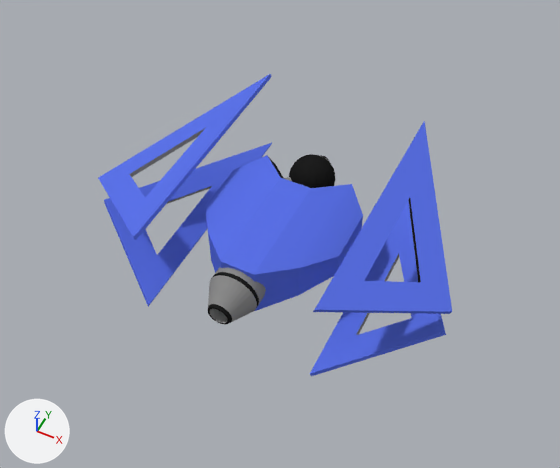
One commit to the Blender file Assets/Models/Xrom/XromShip.blend: the scene before it, then after it.
Rendered twice from a camera (50 mm lens) standing at (6.3, -12.16, 15.41) and looking at (-0.08, 0.6, -0.55). Every picture has the same lights, and +X, +Y and +Z are marked at lower left.

Script lines for the objects in view, before the commit:
```python
ob_body = bpy.data.objects.new('Body', me_cube)
ob_body.location = (0.0, 0.0, 0.0)
ob_body.scale = (1.0, -1.28, 1.0)
ob_head = bpy.data.objects.new('Head', me_icosphere_001)
ob_head.location = (0.0, 2.49, 0.0)
ob_head.scale = (0.666, 0.666, 0.666)
ob_thruster = bpy.data.objects.new('Thruster', me_cylinder)
ob_thruster.location = (0.0, -1.7, 0.0)
ob_thruster.rotation_euler = (1.571, 0.0, 0.0)  # degrees (90, 0, 0)
ob_wings = bpy.data.objects.new('Wings', me_cube_001)
ob_wings.location = (0.0, 0.0, 0.0)
ob_wings.scale = (1.0, 2.56, 0.216)
```
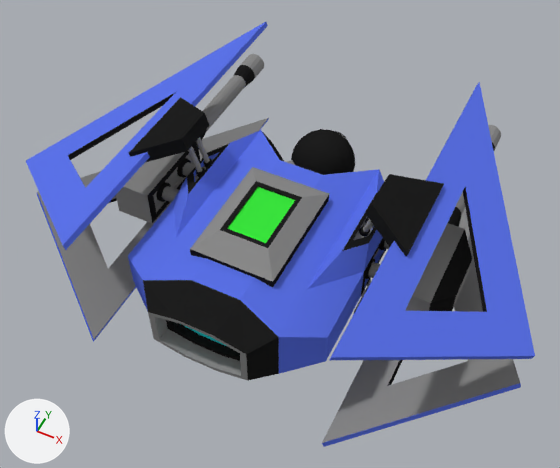
The change in detail:
me_cube_001 is used by ob_wings; location (0.0, 0.0, 0.0); scale (1.0, 2.56, 0.216).
me_cube_001 had 48 vertices, 48 faces and spanned x -5.08..5.08, y -1.03..1.8, z -6.48..6.48.
me_cube_001 now has 464 vertices, 376 faces and spans x -7.13..7.13, y -3.7..6.49, z -2.36..2.36.
me_cube_001 part 1: the loose piece of 12 vertices spanning x 2.36..5.08, y -1.03..1.8, z 1.71..6.48 is scaled about its middle by (1.4, 3.6, 0.303), then moved by (1.5, 1.01, -2.85).
me_cube_001 part 2: the loose piece of 12 vertices spanning x -5.08..-2.36, y -1.03..1.8, z 1.71..6.48 is scaled about its middle by (1.4, 3.6, 0.303), then moved by (-1.5, 1.01, -2.85).
me_cube_001 part 3: the loose piece of 12 vertices spanning x 2.36..5.08, y -1.03..1.8, z -6.48..-1.71 is scaled about its middle by (1.4, 3.6, 0.303), then moved by (1.5, 1.01, 2.85).
me_cube_001 part 4: the loose piece of 12 vertices spanning x -5.08..-2.36, y -1.03..1.8, z -6.48..-1.71 is scaled about its middle by (1.4, 3.6, 0.303), then moved by (-1.5, 1.01, 2.85).
me_cube_001 part 5: 208 vertices added at x 2.21..3.8, y -0.39..2.15, z -2.36..2.36.
me_cube_001 part 6: 208 vertices added at x -3.8..-2.21, y -0.39..2.15, z -2.36..2.36.
me_cube is used by ob_body; location (0.0, 0.0, 0.0); scale (1.0, -1.28, 1.0).
me_cube had 32 vertices, 30 faces and spanned x -1.96..1.96, y -1.74..1.48, z -0.75..0.75.
me_cube now has 176 vertices, 172 faces and spans x -2.75..2.75, y -3.62..3.12, z -1.42..1.42.
me_cube part 7: 32 vertices removed from x -1.96..1.96, y -1.74..1.48, z -0.75..0.75; 176 vertices added at x -2.75..2.75, y -3.62..3.12, z -1.42..1.42.
me_cube now uses material mat_engine (cyan #2ee4e7).
me_cube now uses material mat_light (green #3ae73e).
Mesh me_cube_002 is new.
It has 696 vertices, 598 faces and spans x -5.0..5.0, y -0.39..6.87, z -0.55..0.55.
Faces by material slot: [2, 188, 408].
It uses material mat_light (green #3ae73e).
It uses material mat_metal (grey #8b8b8b).
It uses material mat_rubber (black #1f1f1f).
Object 'Head' (ob_head) is rescaled from (0.666, 0.666, 0.666) to (1.0, 1.0, 1.0).
Object 'Head' (ob_head) moves from (0.0, 2.49, 0.0) to (0.0, 3.24, 0.0).
Object 'Wings' (ob_wings) is rescaled from (1.0, 2.56, 0.216) to (1.0, 1.0, 1.0).
Object 'Wings' (ob_wings) moves from (0.0, 0.0, 0.0) to (0.0, -0.25, 0.0).
Object 'Thruster' (ob_thruster) is deleted.
Object 'Body' (ob_body) is rescaled from (1.0, -1.28, 1.0) to (1.0, 1.0, 1.0).
Object 'Body' (ob_body) moves from (0.0, 0.0, 0.0) to (0.0, -0.25, 0.0).
Object 'Guns' (ob_guns) is new; it shows me_cube_002.
Its location is (0.0, -0.25, 0.0).

Where the change shows, as pixel boxes (x1, y1, x2, y2) in the pictures (560 x 468 px; the box of a moved part takes in the faces that stretch with it):
'Wings', reshaped, moved, rescaled (44% wider, 41% taller): before (98, 74, 452, 376); after (26, 22, 535, 447)
'Body', reshaped, moved, rescaled (64% wider, 61% taller): before (205, 155, 363, 311); after (128, 130, 387, 381)
'Guns', added: after (116, 54, 501, 311)
    faces in mat_metal (grey #8b8b8b): (116, 54, 501, 311)
    faces in mat_rubber (black #1f1f1f): (147, 65, 495, 311)
'Head', moved, rescaled: before (289, 154, 335, 188); after (287, 129, 355, 175)
'Thruster', deleted: before (208, 267, 266, 325)
    faces in mat_metal (grey #8b8b8b): (208, 267, 266, 323)
    faces in mat_rubber (black #1f1f1f): (208, 272, 259, 325)
part 1 of me_cube_001, moved or reshaped: before (313, 121, 452, 314); after (329, 82, 535, 361)
part 2 of me_cube_001, moved or reshaped: before (98, 74, 272, 241); after (26, 22, 268, 250)
part 3 of me_cube_001, moved or reshaped: before (310, 201, 446, 376); after (322, 209, 521, 447)
part 4 of me_cube_001, moved or reshaped: before (104, 143, 272, 307); after (37, 118, 269, 342)
part 5 of me_cube_001, added (black): after (354, 174, 444, 313)
part 6 of me_cube_001, added (black): after (129, 97, 212, 177)
